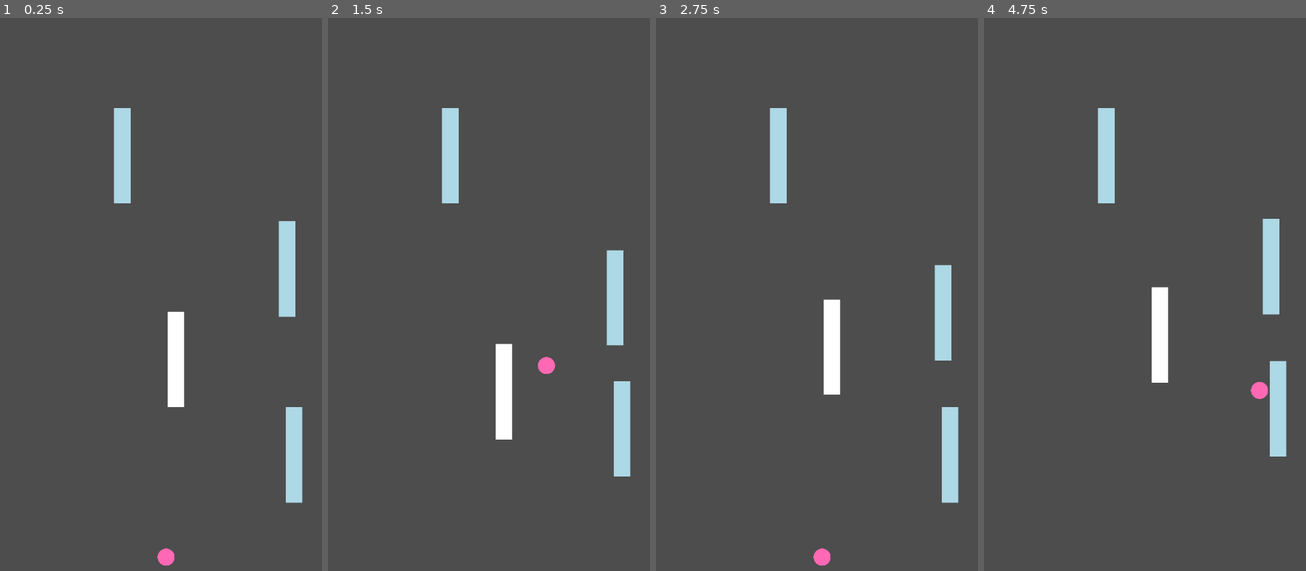
Above: before the commit, frames 1-4 (left to right).
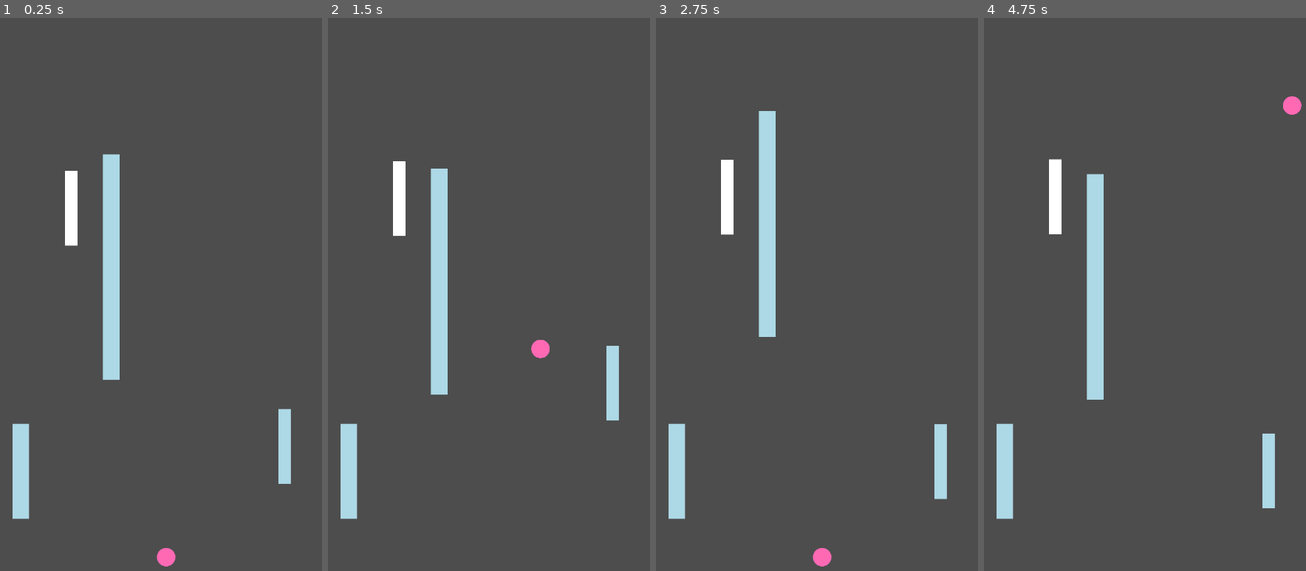
Above: after the commit, the same moments.

Repository: felipedfe/ricochet-godot
Game: Godot game, scene res://scenes/main.tscn
Same seed, same stepped clock (60 frames per second), same inputs: the game is played once before the commit and once after it.
Inputs (mouse positions are in pixels of both pictures, inside the frame that each line leads up to):
- Up to frame 1 (0.25 s): no input
- Up to frame 2 (1.5 s): move the mouse to (566, 244) at 0.52 s; click (566, 244) at 0.6 s; tap D (d) at 0.8, 1.35 s; move the mouse to (427, 305) at 1.27 s
- Up to frame 3 (2.75 s): click (755, 305) at 1.55 s; move the mouse to (855, 145) at 2.02 s; click (855, 145) at 2.1 s; tap D (d) at 2.3 s
- Up to frame 4 (4.75 s): move the mouse to (1132, 394) at 2.77 s; tap D (d) at 2.85, 3.8, 4.35 s; click (1132, 394) at 3.05 s; move the mouse to (1251, 366) at 3.52 s; click (1251, 366) at 3.6 s; move the mouse to (1051, 189) at 4.27 s; click (1051, 189) at 4.55 s

The runs differ from the first frame. In frame 1, 7.1% of the frame differs, in the area x 3-95%, y 16-100%; in frame 2, 7.6%; in frame 3, 6.8%; in frame 4, 7.8%, in the area x 3-99%, y 14-91%.

Commit message:
fix grab bar

Diff:
--- a/scenes/ball.tscn
+++ b/scenes/ball.tscn
@@ -3,14 +3,15 @@
 [ext_resource type="Texture2D" uid="uid://dx3nrrnd3t0d2" path="res://assets/ball.png" id="1_7s4qf"]
 
 [sub_resource type="CircleShape2D" id="CircleShape2D_7s4qf"]
-radius = 37.12142
+radius = 48.09366
 
 [node name="Ball" type="CharacterBody2D" groups=["ball"]]
+scale = Vector2(0.4, 0.4)
 safe_margin = 1.0
 
 [node name="BallSprite" type="Sprite2D" parent="."]
-scale = Vector2(0.74, 0.74)
 texture = ExtResource("1_7s4qf")
 
 [node name="CollisionShape2D" type="CollisionShape2D" parent="."]
 shape = SubResource("CircleShape2D_7s4qf")
+debug_color = Color(0.4634828, 0.592756, 0, 0.41960785)
--- a/scenes/bar_motion.tscn
+++ b/scenes/bar_motion.tscn
@@ -7,7 +7,6 @@
 size = Vector2(17.924835, 118.10841)
 
 [node name="BarMotion" type="AnimatableBody2D"]
-scale = Vector2(1.333, 1.275)
 script = ExtResource("1_a455q")
 
 [node name="BarSprite" type="Sprite2D" parent="."]
--- a/scenes/bar_motion_grab.tscn
+++ b/scenes/bar_motion_grab.tscn
@@ -4,7 +4,7 @@
 [ext_resource type="Script" uid="uid://dn7rkf5sns7gs" path="res://scripts/bar_motion_grab.gd" id="1_eg0dk"]
 
 [sub_resource type="RectangleShape2D" id="RectangleShape2D_k8o8g"]
-size = Vector2(20, 149)
+size = Vector2(27.006752, 149.72679)
 
 [node name="BarMotionGrab" type="AnimatableBody2D"]
 scale = Vector2(1.333, 1.275)
--- a/scenes/level_1.tscn
+++ b/scenes/level_1.tscn
@@ -13,7 +13,6 @@
 
 [node name="Ball" parent="." instance=ExtResource("1_014kd")]
 position = Vector2(363, 1235)
-scale = Vector2(0.5, 0.5)
 script = ExtResource("3_rus8k")
 
 [node name="VisibleOnScreenNotifier2D2" type="VisibleOnScreenNotifier2D" parent="Ball"]
@@ -22,7 +21,10 @@
 metadata/_edit_lock_ = true
 
 [node name="BarMotion1" parent="." instance=ExtResource("4_5xbjy")]
-position = Vector2(381, 775.00006)
+position = Vector2(155, 482)
+set_up_y_pos = 20.0
+set_down_y_pos = 20.0
+set_bar_speed = 50.0
 
 [node name="Warpzone" parent="." instance=ExtResource("5_4nkto")]
 position = Vector2(95, 546)
@@ -46,16 +48,29 @@
 position = Vector2(-478.33328, 294.16666)
 
 [node name="BarMotionGrab1" parent="." instance=ExtResource("5_fcfvj")]
-position = Vector2(637, 982)
+position = Vector2(617, 963)
+scale = Vector2(1, 1)
+set_up_y_pos = 100.0
+set_down_y_pos = 100.0
+set_bar_speed = 200.0
 
 [node name="BarMotionGrab2" parent="." instance=ExtResource("5_fcfvj")]
-position = Vector2(622, 613.99994)
+position = Vector2(45, 1064)
 
 [node name="BarMotionGrab3" parent="." instance=ExtResource("5_fcfvj")]
-position = Vector2(265, 380)
+position = Vector2(241, 598)
+scale = Vector2(1.36, 3.02)
+set_up_y_pos = 100.0
+set_down_y_pos = 100.0
+set_bar_speed = 100.0
+
+[node name="CollisionShape2D" parent="BarMotionGrab3" index="1"]
+position = Vector2(0, 1.0928955)
+scale = Vector2(1.0000001, 1.0000002)
 
 [connection signal="screen_exited" from="Ball/VisibleOnScreenNotifier2D2" to="." method="_on_visible_on_screen_notifier_2d_screen_exited"]
 
 [editable path="Ball"]
 [editable path="Warpzone"]
 [editable path="Warpzone2"]
+[editable path="BarMotionGrab3"]
--- a/scripts/ball.gd
+++ b/scripts/ball.gd
@@ -25,22 +25,48 @@
 func reset() -> void:
 	direction = Vector2.ZERO
 
-func reflects_direction(collision):
-	var normal = collision.get_normal()
-	direction = Vector2(-1, -1).normalized()
-	global_position += normal * 10.0
-	print(collision)
+#func reflects_direction(collision):
+	#var normal = collision.get_normal()
+	#direction = Vector2(-1, -1).normalized()
+	#global_position += normal * 10.0
+	#print(collision)
 
-func bounce(collision:KinematicCollision2D):
-	print(collision.get_collider())
+#func bounce(collision:KinematicCollision2D):
+	##print(collision.get_collider())
+	#
+	## esse normal é o vetor da direção oposta ao objeto de colisão
+	## ex: se a bola bate no chão o normal retornado seria Vector2(0, -1), que seria a direção pra cima
+	#var normal = collision.get_normal()
+	## reflete direção
+	#current_direction = direction.bounce(normal).normalized()
+#
+	#direction = current_direction
+	## empurra a bola um pouquinho pra fora da barra, isso é pra evitar que bola agarre na barra
+	#global_position += normal * 10.0
+
+func lock_to_45(v: Vector2) -> Vector2:
+	var sx := 1.0 if v.x >= 0.0 else -1.0
+	var sy := 1.0 if v.y >= 0.0 else -1.0
+	return Vector2(sx, sy).normalized()
+
+func bounce(collision: KinematicCollision2D):
 	# esse normal é o vetor da direção oposta ao objeto de colisão
 	# ex: se a bola bate no chão o normal retornado seria Vector2(0, -1), que seria a direção pra cima
 	var normal = collision.get_normal()
-	# reflete direção
-	current_direction = direction.bounce(normal).normalized()
+
+	# decide se inverte X ou Y (sem de ângulo livre)
+	if abs(normal.x) > abs(normal.y):
+		current_direction.x *= -1
+	else:
+		current_direction.y *= -1
+
+	# trava sempre em 45 graus
+	current_direction = lock_to_45(current_direction)
 	direction = current_direction
+
 	# empurra a bola um pouquinho pra fora da barra, isso é pra evitar que bola agarre na barra
 	global_position += normal * 10.0
+
 
 func _physics_process(delta):
 	if direction != Vector2.ZERO:
--- a/scripts/bar_motion.gd
+++ b/scripts/bar_motion.gd
@@ -1,10 +1,19 @@
 extends AnimatableBody2D
 class_name BarMotion
+
+
+@export var set_up_y_pos: float = 0
+@export var set_down_y_pos: float = 0
+@export var set_bar_speed: float = 0
 
 var initial_y_pos: float
 var final_y_pos: float
 var speed = 0 # padrão é 200
 var dir: float = -1.0 # -1 = subindo, +1 = descendo
+
+func _ready():
+	setup(set_up_y_pos, set_down_y_pos)
+	set_speed(set_bar_speed)
 
 # define até onde a barra pode subir e descer
 func setup(up_y_pos: float, down_y_pos: float):
--- a/scripts/bar_motion_grab.gd
+++ b/scripts/bar_motion_grab.gd
@@ -1,36 +1,210 @@
+#extends "res://scripts/bar_motion.gd"
+#
+#@onready var ball_node: Ball = $"../Ball"
+#@onready var ball_col_shape: CollisionShape2D = $"../Ball/CollisionShape2D"
+#@onready var col_shape: CollisionShape2D = $CollisionShape2D
+#
+## tamanho em pixels da faixa do topo e da base que NÃO gruda (só rebate)
+#@export var edge_zone_px: float = 10.0
+#
+#var grab_offset := Vector2.ZERO
+#var grab_offset_y := 0.0
+#
+#
+#func _ready() -> void:
+	#$BarSprite.modulate = Color.LIGHT_BLUE
+	#setup(set_up_y_pos, set_down_y_pos)
+	#set_speed(set_bar_speed)
+	##print(global_position.y)
+#
+#
+#func on_ball_hit(ball: Ball, collision: KinematicCollision2D) -> void:
+	#
+	## pega a "metade da altura" da colisão (extents.y) se for um retângulo
+	#var rect := col_shape.shape as RectangleShape2D
+	#var half_h = rect.extents.y
+	#var half_w = rect.extents.x * global_scale.x
+	#print("metades: ", rect.extents)
+	##print(rect.extends.y + ball_node)
+	#
+	#var ball_rect := ball_col_shape.shape as CircleShape2D
+	#var half_ball_w = ball_rect.radius * ball.global_scale.x
+	#print(half_ball_w)
+	#var offset_h = half_w + half_ball_w
+#
+	## y da bola relativo ao centro da barra (0 = meio, negativo = perto do topo, positivo = perto da base)
+	#var local_y := ball.global_position.y - global_position.y
+#
+	## se está dentro da faixa de topo/base → rebate (não gruda)
+	#var hit_top = local_y <= (-half_h + edge_zone_px)
+	#var hit_bottom = local_y >= (half_h - edge_zone_px)
+#
+	#if hit_top or hit_bottom:
+		## rebate como uma barra normal (usa o collision normal pra decidir eixo)
+		## IMPORTANTE: não dá reset, senão ela para
+		#ball.bounce(collision)
+		#return
+	#
+	##if hit_top or hit_bottom:
+		### Rebate como uma barra normal (usa o collision normal pra decidir eixo)
+		### IMPORTANTE: não dá reset, senão ela para
+		##ball.bounce(collision)
+##
+		### FORÇA o sentido vertical do ricochete:
+		### topo -> sobe (y negativo), base -> desce (y positivo)
+		##if hit_top:
+			##ball.current_direction.y = -abs(ball.current_direction.y)
+		##else:
+			##ball.current_direction.y = abs(ball.current_direction.y)
+##
+		### trava em 45 graus (pra não virar um ângulo estranho)
+		##ball.current_direction = ball.lock_to_45(ball.current_direction)
+		##ball.direction = ball.current_direction
+		##return
+#
+	#
+	#
+	#ball.reset()
+	##print("current direction -> ", ball.current_direction)
+#
+	## define de que lado a bola veio. O segundo global position é o da barra
+	#var from_left := ball.global_position.x < global_position.x
+#
+	## offset horizontal: se veio da esquerda, gruda à esquerda, senão à direita
+	#var x_offset = -offset_h if from_left else offset_h # GAMBIARRA -> calcular esse número mágico
+	#grab_offset.x = x_offset
+#
+	## guarda o offset vertical do ponto de colisão
+	#grab_offset_y = ball.global_position.y - global_position.y
+#
+	## mantém ajuste de direção pra quando lançar
+	##var normal = collision.get_normal()
+	##ball.current_direction.x = normal.x
+	#ball.current_direction.x = -1.0 if from_left else 1.0
+	#ball.current_direction = ball.lock_to_45(ball.current_direction)
+#
+	#ball.grabed = true
+	#ball.grabbed_by = self
+	##Global.ball_ready_to_launch = trues
+#
+#
+#func _process(_delta: float) -> void:
+	#if ball_node.grabed and ball_node.grabbed_by == self:
+#
+		## mantém bola grudada lateralmente
+		#ball_node.global_position.x = global_position.x + grab_offset.x
+#
+		## mantém bola na altura onde colidiu
+		#ball_node.global_position.y = global_position.y + grab_offset_y
+		#
+		#ball_node.direction = Vector2.ZERO
+
+
+
 extends "res://scripts/bar_motion.gd"
 
-
-@onready var ball_node:Ball = $"../Ball"
+@onready var ball_node: Ball = $"../Ball"
+@onready var ball_col_shape: CollisionShape2D = $"../Ball/CollisionShape2D"
+@onready var col_shape: CollisionShape2D = $CollisionShape2D
+
+# tamanho em pixels da faixa do topo e da base que NÃO gruda (só rebate)
+@export var edge_zone_px: float = 10.0
+
+var grab_offset := Vector2.ZERO
+var grab_offset_y := 0.0
+
 
 func _ready() -> void:
 	$BarSprite.modulate = Color.LIGHT_BLUE
+	setup(set_up_y_pos, set_down_y_pos)
+	set_speed(set_bar_speed)
+	#print(global_position.y)
+
 
 func on_ball_hit(ball: Ball, collision: KinematicCollision2D) -> void:
-	#ball_node = ball
+
+	# pega a "metade da altura" da colisão (extents.y) se for um retângulo
+	var rect := col_shape.shape as RectangleShape2D
+
+	# considera o scale do CollisionShape2D (evita inconsistência se o node pai estiver escalado)
+	var half_h = rect.extents.y * col_shape.global_scale.y
+	var half_w = rect.extents.x * col_shape.global_scale.x
+	print("metades: ", rect.extents)
+	#print(rect.extends.y + ball_node)
+
+	var ball_rect := ball_col_shape.shape as CircleShape2D
+	var half_ball_w = ball_rect.radius * ball.global_scale.x
+	print(half_ball_w)
+	var offset_h = half_w + half_ball_w
+
+	# y da bola relativo ao centro da barra (0 = meio, negativo = perto do topo, positivo = perto da base)
+	var local_y := ball.global_position.y - global_position.y
+
+	# se você quer que a faixa rosa também aumente/diminua com o scale:
+	var edge = edge_zone_px * col_shape.global_scale.y
+	# se você quer que a faixa rosa seja sempre 10px "de tela", não multiplica:
+	# var edge = edge_zone_px
+
+	# se está dentro da faixa de topo/base → rebate (não gruda)
+	var hit_top = local_y <= (-half_h + edge)
+	var hit_bottom = local_y >= (half_h - edge)
+
+	if hit_top or hit_bottom:
+		# rebate como uma barra normal (usa o collision normal pra decidir eixo)
+		# IMPORTANTE: não dá reset, senão ela para
+		ball.bounce(collision)
+		return
+
+	#if hit_top or hit_bottom:
+		## Rebate como uma barra normal (usa o collision normal pra decidir eixo)
+		## IMPORTANTE: não dá reset, senão ela para
+		#ball.bounce(collision)
+#
+		## FORÇA o sentido vertical do ricochete:
+		## topo -> sobe (y negativo), base -> desce (y positivo)
+		#if hit_top:
+			#ball.current_direction.y = -abs(ball.current_direction.y)
+		#else:
+			#ball.current_direction.y = abs(ball.current_direction.y)
+#
+		## trava em 45 graus (pra não virar um ângulo estranho)
+		#ball.current_direction = ball.lock_to_45(ball.current_direction)
+		#ball.direction = ball.current_direction
+		#return
+
+
+
 	ball.reset()
-
-	var normal = collision.get_normal()
-	#var collision_x = collision.get_position().x
-	#ball.global_position = collision.get_position() + normal * ball.ball_radius # GAMBIARRA consertar depois, esse valor tem que ser dinâmico em relação ao tamanho da bola
-	ball.global_position = collision.get_position() + normal * (ball.ball_radius - 13) # GAMBIARRA consertar depois, esse valor tem que ser dinâmico em relação ao tamanho da bola
-	#print(typeof(collision_x))
-	#print(normal)
-	# lembre-se que "normal" retorna a direção refletida
-	ball.current_direction.x = normal.x
-	#ball.direction = Vector2(-1, -1)
+	#print("current direction -> ", ball.current_direction)
+
+	# define de que lado a bola veio. O segundo global position é o da barra
+	var from_left := ball.global_position.x < global_position.x
+
+	# offset horizontal: se veio da esquerda, gruda à esquerda, senão à direita
+	var x_offset = -offset_h if from_left else offset_h # GAMBIARRA -> calcular esse número mágico
+	grab_offset.x = x_offset
+
+	# guarda o offset vertical do ponto de colisão
+	grab_offset_y = ball.global_position.y - global_position.y
+
+	# mantém ajuste de direção pra quando lançar
+	#var normal = collision.get_normal()
+	#ball.current_direction.x = normal.x
+	ball.current_direction.x = -1.0 if from_left else 1.0
+	ball.current_direction = ball.lock_to_45(ball.current_direction)
 
 	ball.grabed = true
 	ball.grabbed_by = self
-	Global.ball_ready_to_launch = true
-	print(ball_node.position + Vector2(200,200))
+	#Global.ball_ready_to_launch = trues
+
 
 func _process(_delta: float) -> void:
 	if ball_node.grabed and ball_node.grabbed_by == self:
-		ball_node.position = position - Vector2(40,40) # GAMBIARRA calcular esse valor depois
-		#print(Global.ball_ready_to_launch)
+
+		# mantém bola grudada lateralmente
+		ball_node.global_position.x = global_position.x + grab_offset.x
+
+		# mantém bola na altura onde colidiu
+		ball_node.global_position.y = global_position.y + grab_offset_y
+
 		ball_node.direction = Vector2.ZERO
-
-		#if ball_node.grabed:
-			#ball_node.direction = Vector2.ZERO
-			#print(ball_node.current_direction)
--- a/scripts/level_1.gd
+++ b/scripts/level_1.gd
@@ -10,24 +10,25 @@
 func _ready():
 	initial_ball_pos = Vector2(get_viewport_rect().size.x / 2, get_viewport_rect().size.y - 30)
 	ball_node.position = initial_ball_pos
-	bar1.setup(50,200)
-	bar1.set_speed(200)
-	bar_grab1.setup(100, 140)
-	bar_grab1.set_speed(200)
-	bar_grab2.setup(100, 120)
-	bar_grab2.set_speed(50)
+	#bar1.setup(50,200)
+	#bar1.set_speed(200)
+	#bar_grab1.setup(100, 140)
+	#bar_grab1.set_speed(200)
+	#bar_grab2.setup(100, 120)
+	#bar_grab2.set_speed(50)
+
 func reset_ball_pos():
 	ball_node.position = initial_ball_pos
 	ball_node.reset()
 
 func _on_visible_on_screen_notifier_2d_screen_exited():
-	print("bolinha saiu da tela!")
+	#print("bolinha saiu da tela!")
 	reset_ball_pos()
 	$Ball.current_direction = Vector2(1, -1)
-	Global.ball_ready_to_launch = true
+	#Global.ball_ready_to_launch = true
 
 func _process(_delta):
 	if Input.is_action_just_pressed("click") or Input.is_action_just_pressed("d"):
-		if Global.ball_ready_to_launch:
+		#if Global.ball_ready_to_launch:
 			ball_node.launch()
-			Global.ball_ready_to_launch = false
+			#Global.ball_ready_to_launch = false
